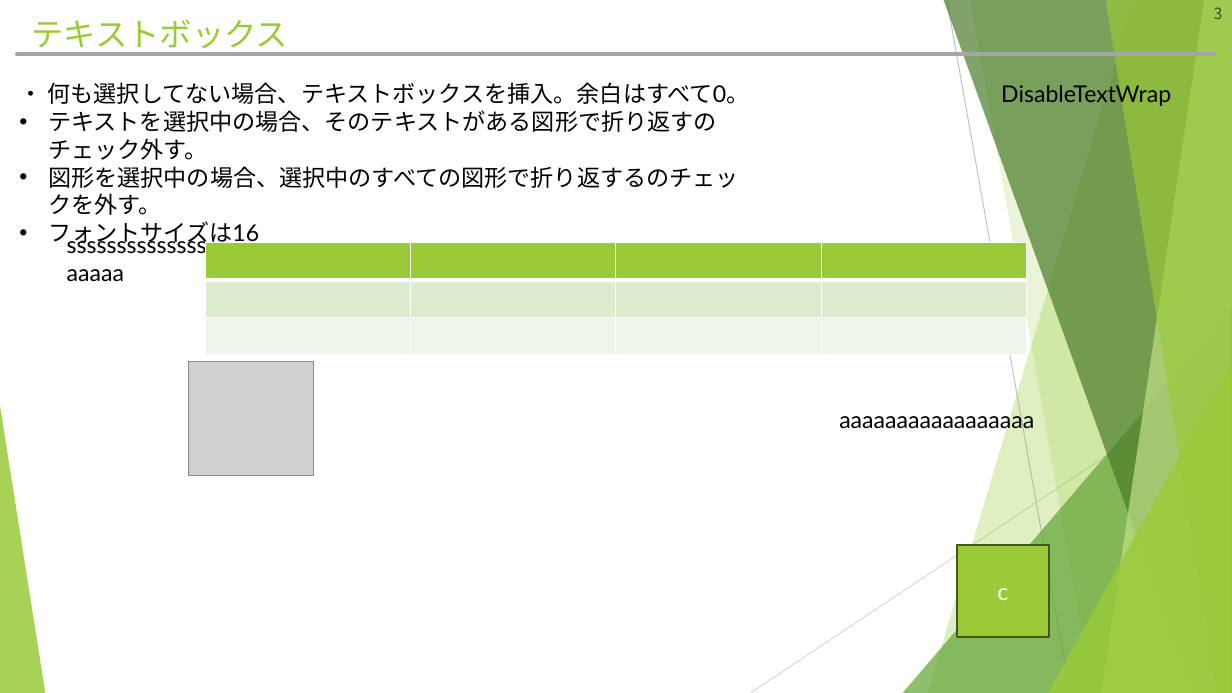
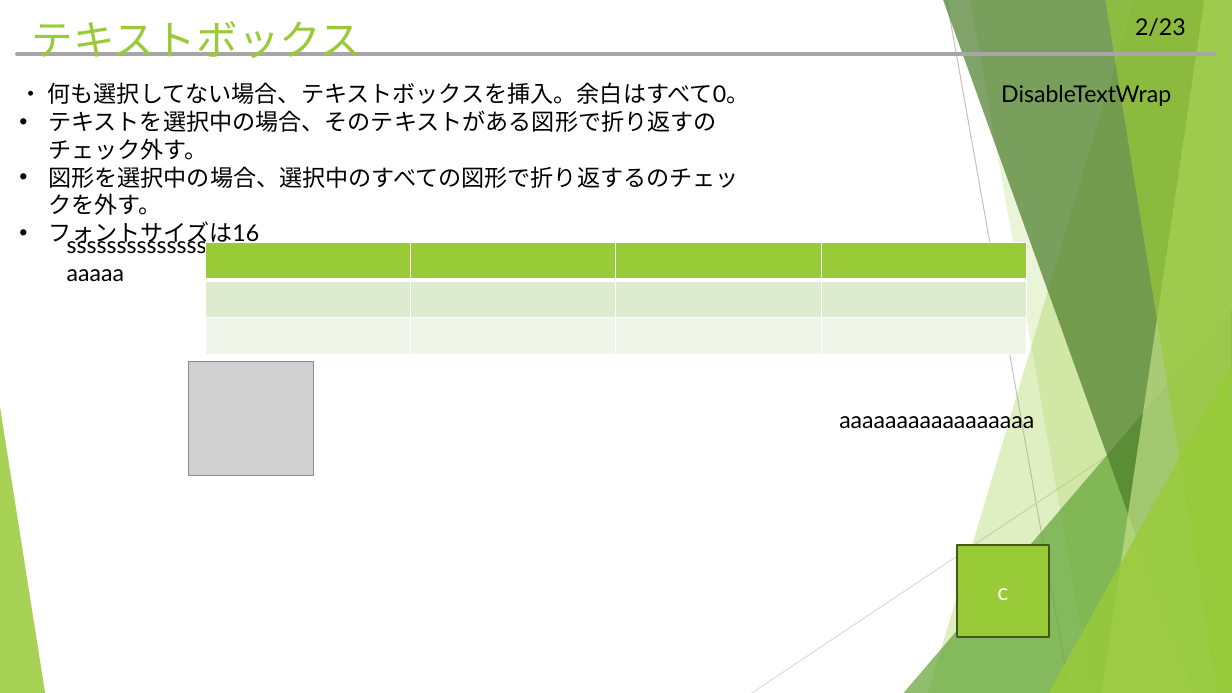
Before and after one commit to hitsuji-ga-u/pawapo, a slide deck: slide 3 of slide/customUI_debug.pptm. Drawn at 1232x693 pixels with LibreOffice and Linux fonts; fonts in the diff are those of the drawing; grey boxes stand for pictures. Boxes give left, top, right and bottom in pixels: in the first picture for what was removed or moved away, otherwise in the second. Text is boxed around its words. In the diff, an @@ line names an element or a change of style, - is before the commit and + after.

```diff
--- a/slide/customUI_debug.pptm
+++ b/slide/customUI_debug.pptm
@@ title "テキストボックス" at (31,21,361,58): size 25.2 to 32.4 pt @@
@@ outline redrawn in 5 elements at (928,0,1232,693), (970,0,1232,693), (944,0,1232,693), (1102,0,1232,693), (1105,0,1232,693) @@
@@ page number added at (1135,18,1186,36), 18 pt, text #000000 @@
+2/23
@@ page number removed at (1214,7,1223,19) @@
-3
```
Also in this commit, not shown: 24 other slides changed, 10 slides added, 1 slide removed, 8 other files.
